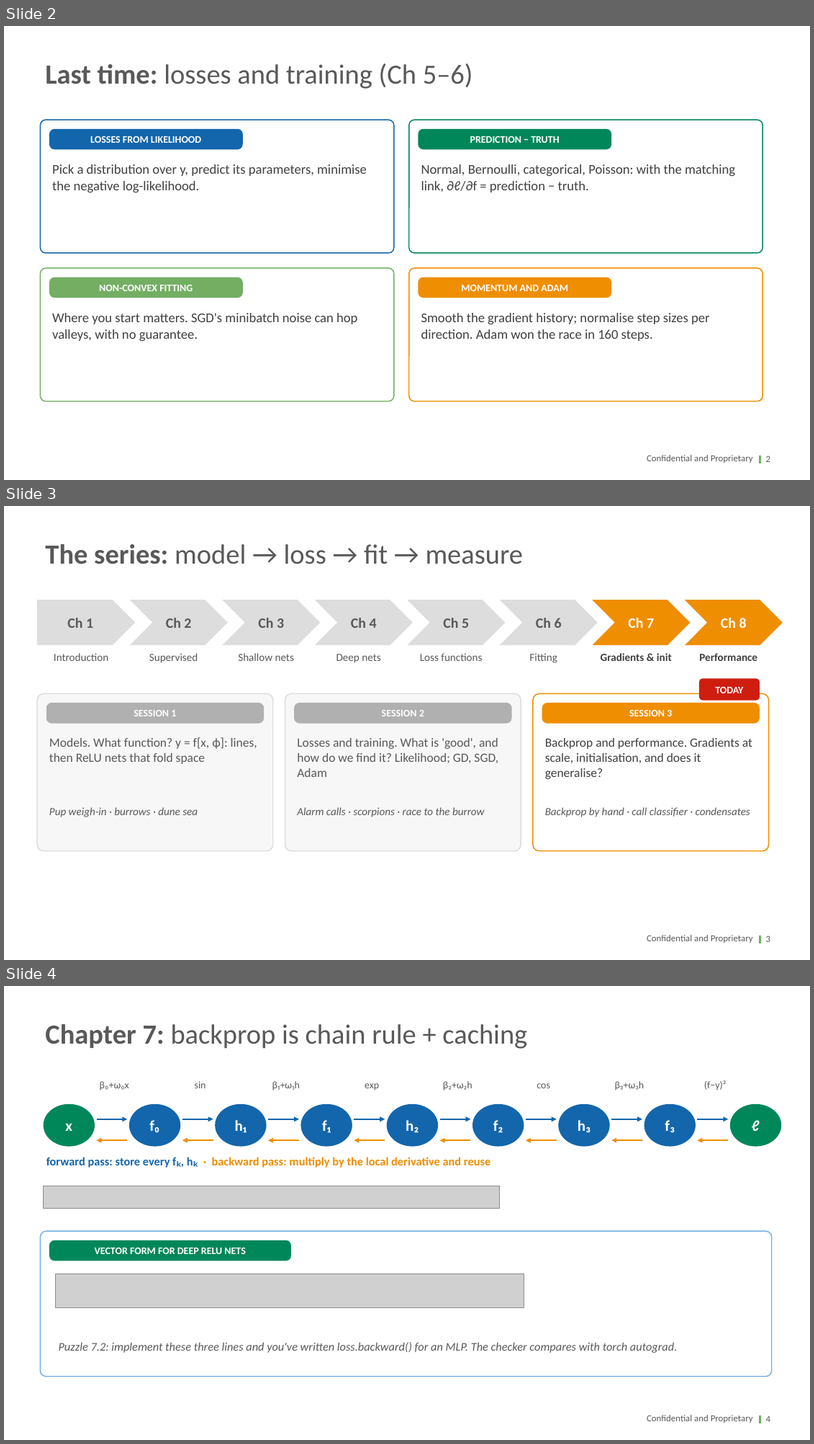
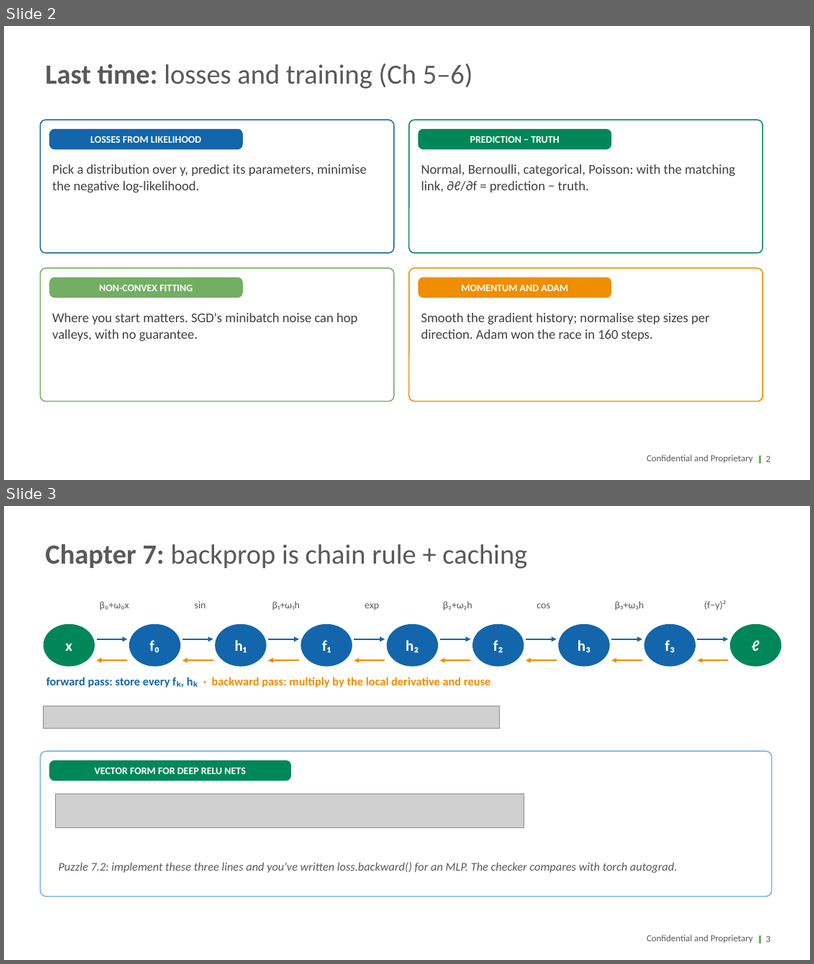
Before and after one commit to transitionbio/udl-ch1-8-tutorial, a slide deck: slides/TBio_UDL_S3_Backprop_Performance_Ch7-8.pptx. Shown one above the other, each under a label of ours: slides 2, 3 and 4 before the commit, slides 2 and 3 after it. The pictures are 814x1444 and 814x964 pixels, drawn with LibreOffice and Linux fonts; fonts in the diff are those of the drawing; grey boxes stand for pictures; background and template pictures are left out. Boxes give left, top, right and bottom in pixels: in the first picture for what was removed or moved away, otherwise in the second. Text is boxed around its words. In the diff, an @@ line names an element or a change of style, - is before the commit and + after.

```diff
--- a/slides/TBio_UDL_S3_Backprop_Performance_Ch7-8.pptx
+++ b/slides/TBio_UDL_S3_Backprop_Performance_Ch7-8.pptx
@@ slide 3 removed at (x1=4, y1=506, x2=810, y2=960), background #FFFFFF; not listed: 3 template elements that a slide beside it also shows @@
@@ title removed at (x1=45, y1=544, x2=524, y2=564) @@
-The series: model → loss → fit → measure
@@ pentagon arrow removed at (x1=37, y1=600, x2=135, y2=645) @@
-Ch 1
@@ chevron removed at (x1=130, y1=600, x2=228, y2=645) @@
-Ch 2
@@ chevron removed at (x1=222, y1=600, x2=320, y2=645) @@
-Ch 3
@@ chevron removed at (x1=315, y1=600, x2=413, y2=645) @@
-Ch 4
@@ chevron removed at (x1=407, y1=600, x2=506, y2=645) @@
-Ch 5
@@ chevron removed at (x1=500, y1=600, x2=598, y2=645) @@
-Ch 6
@@ chevron removed at (x1=593, y1=600, x2=691, y2=645) @@
-Ch 7
@@ chevron removed at (x1=685, y1=600, x2=783, y2=645) @@
-Ch 8
@@ text removed at (x1=54, y1=653, x2=108, y2=661) @@
-Introduction
@@ text removed at (x1=149, y1=653, x2=198, y2=663) @@
-Supervised
@@ text removed at (x1=238, y1=653, x2=294, y2=661) @@
-Shallow nets
@@ text removed at (x1=337, y1=654, x2=381, y2=663) @@
-Deep nets
@@ text removed at (x1=420, y1=653, x2=482, y2=661) @@
-Loss functions
@@ text removed at (x1=530, y1=653, x2=557, y2=663) @@
-Fitting
@@ text removed at (x1=601, y1=653, x2=672, y2=661) @@
-Gradients & init
@@ text removed at (x1=700, y1=653, x2=758, y2=661) @@
-Performance
@@ rounded rectangle removed at (x1=700, y1=678, x2=760, y2=700) @@
-TODAY
@@ rounded rectangle removed at (x1=37, y1=693, x2=273, y2=851) @@
@@ rounded rectangle removed at (x1=286, y1=693, x2=521, y2=851) @@
@@ rounded rectangle removed at (x1=533, y1=693, x2=769, y2=851) @@
@@ rounded rectangle removed at (x1=46, y1=703, x2=264, y2=723) @@
-SESSION 1
@@ rounded rectangle removed at (x1=294, y1=703, x2=512, y2=723) @@
-SESSION 2
@@ rounded rectangle removed at (x1=543, y1=703, x2=760, y2=723) @@
-SESSION 3
@@ text removed at (x1=49, y1=737, x2=257, y2=764) @@
-Models. What function? y = f[x, ϕ]: lines, then ReLU nets that fold space
@@ text removed at (x1=297, y1=738, x2=499, y2=777) @@
-Losses and training. What is 'good', and how do we find it? Likelihood; GD, SGD, Adam
@@ text removed at (x1=545, y1=738, x2=753, y2=779) @@
-Backprop and performance. Gradients at scale, initialisation, and does it generalise?
@@ text removed at (x1=49, y1=807, x2=198, y2=817) @@
-Pup weigh-in · burrows · dune sea
@@ text removed at (x1=297, y1=807, x2=484, y2=817) @@
-Alarm calls · scorpions · race to the burrow
@@ text removed at (x1=545, y1=807, x2=751, y2=817) @@
-Backprop by hand · call classifier · condensates
@@ page number removed at (x1=766, y1=935, x2=771, y2=942) @@
-3
@@ what was slide 4 is now slide 3 @@
@@ page number at (x1=766, y1=935, x2=771, y2=942): text changed @@
-4
+3
```
Also in this commit, not shown: 1 slide changed, 2 other slides removed, 9 other files.
